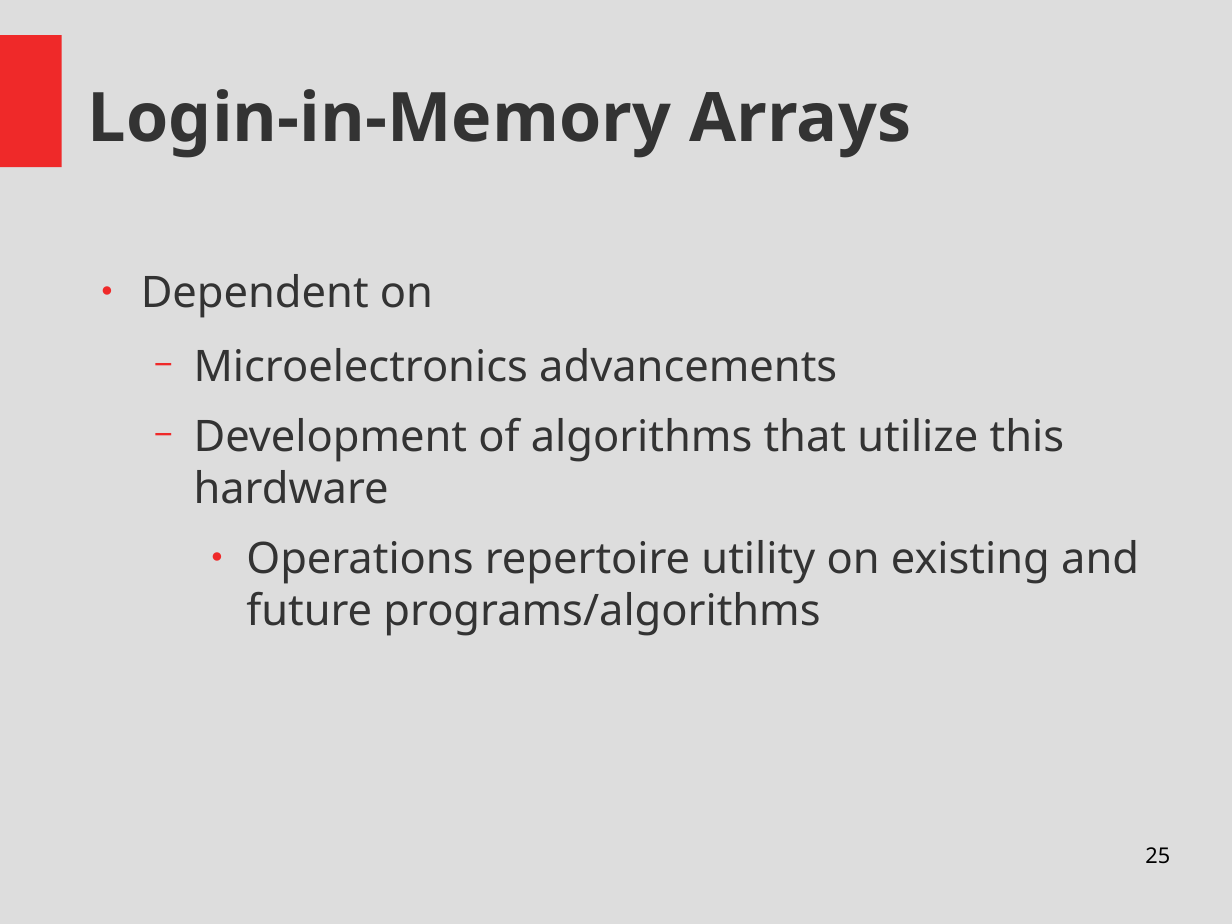
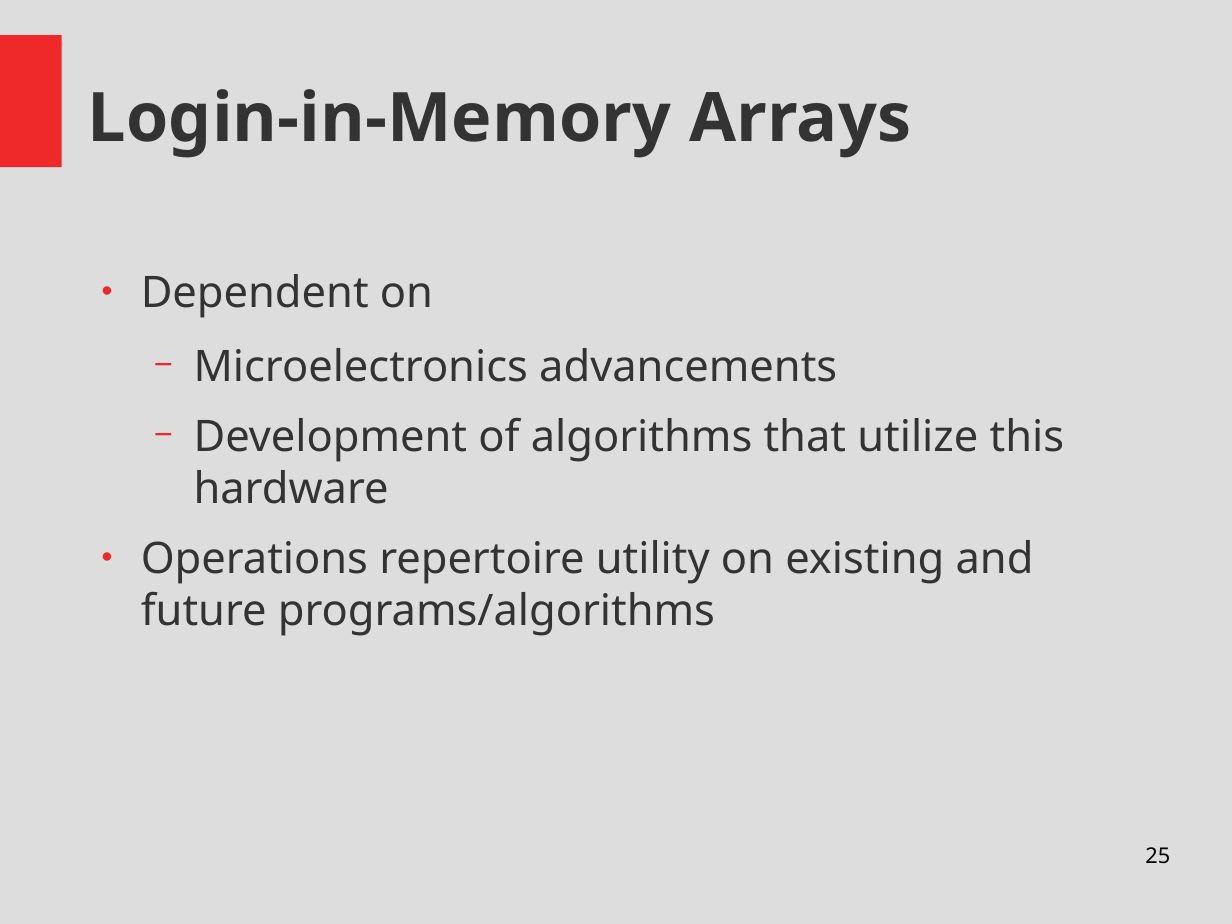
Before and after one commit to Thapep/PPS, a slide deck: slide 25 of inmemory/In Memory Processing Presentation.odp. Drawn at 1232x924 pixels with LibreOffice and Linux fonts; fonts in the diff are those of the drawing. Boxes give left, top, right and bottom in pixels: in the first picture for what was removed or moved away, otherwise in the second. Text is boxed around its words. In the diff, an @@ line names an element or a change of style, - is before the commit and + after.

```diff
--- a/inmemory/In Memory Processing Presentation.odp
+++ b/inmemory/In Memory Processing Presentation.odp
@@ text at box(141, 540, 1034, 636): list level 3 to 1 in "Operations repertoire utility on existing ..." @@
```
Also in this commit, not shown: 6 other files.
